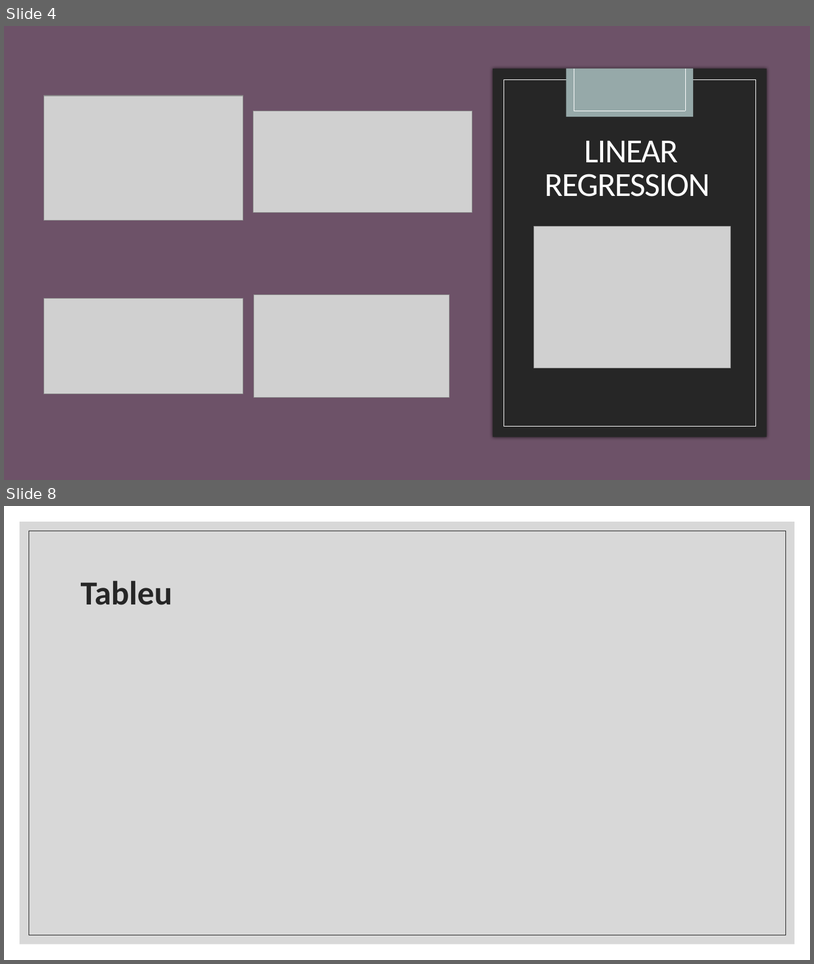
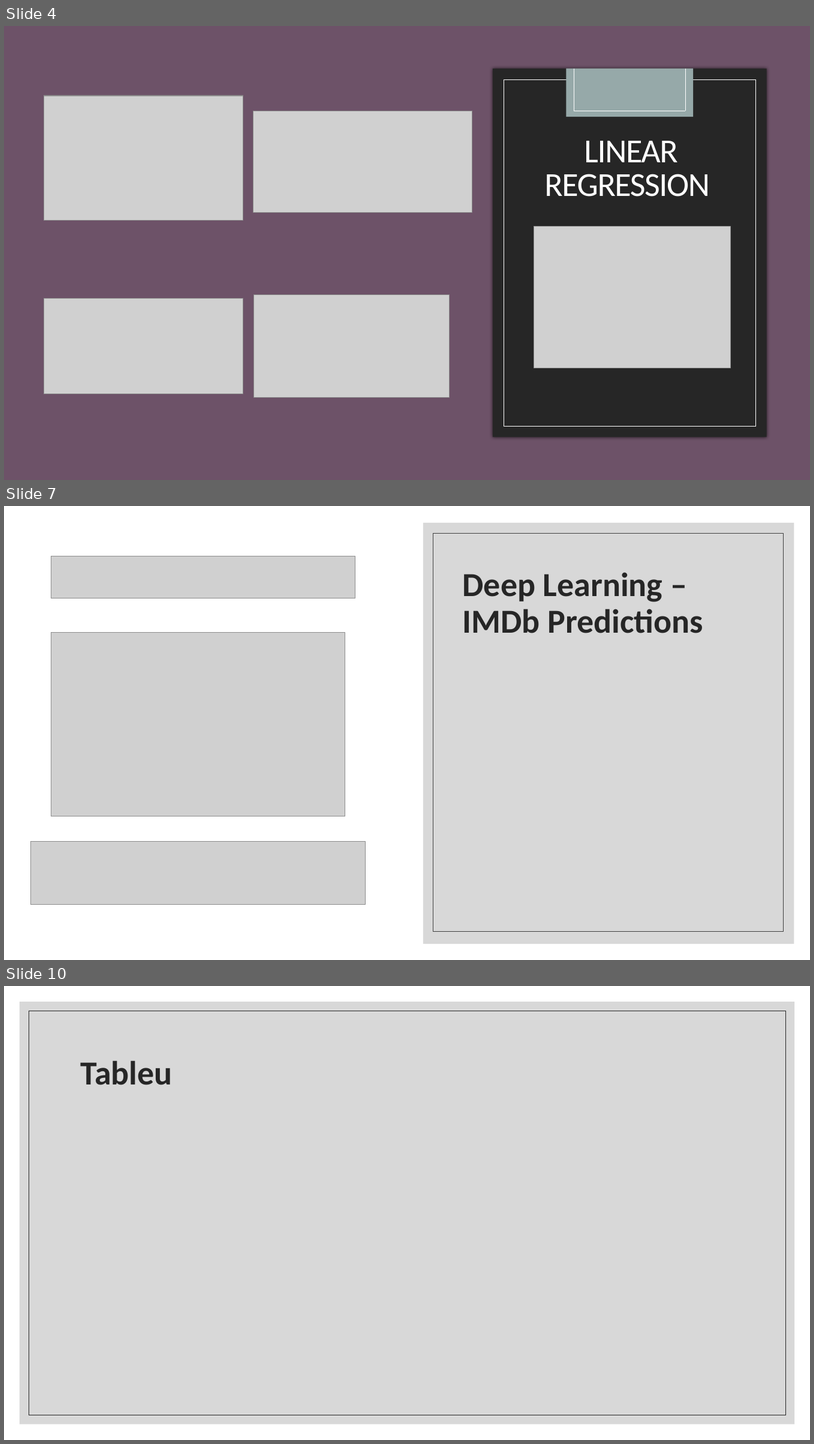
Before and after one commit to nancymathur/Project-3, a slide deck: IMDB Pres.pptx. Shown one above the other, each under a label of ours: slides 4 and 8 before the commit, slides 4, 7 and 10 after it; the slides between them are not shown. The pictures are 814x964 and 814x1444 pixels, drawn with LibreOffice and Linux fonts; fonts in the diff are those of the drawing; grey boxes stand for pictures. Boxes give left, top, right and bottom in pixels: in the first picture for what was removed or moved away, otherwise in the second. Text is boxed around its words. In the diff, an @@ line names an element or a change of style, - is before the commit and + after.

```diff
--- a/IMDB Pres.pptx
+++ b/IMDB Pres.pptx
@@ slide 7 added at (4,506,810,960), background #FFFFFF @@
@@ rectangle added at (4,506,810,960), fill #FFFFFF @@
@@ rectangle added at (423,523,795,944), fill #BFBFBF at 60% opacity @@
@@ rectangle added at (433,533,784,932), outline #404040 0.5 pt @@
@@ picture added at (51,556,356,598) @@
@@ title added at (463,572,703,633), 40 pt, text #262626, bold @@
+Deep Learning – IMDb Predictions
@@ picture added at (51,633,346,816) @@
@@ picture added at (30,841,365,904) @@
@@ what was slide 8 is now slide 10 @@
```
Also in this commit, not shown: 3 slides changed, 2 other slides added, 1 slide removed, 1 other file.
